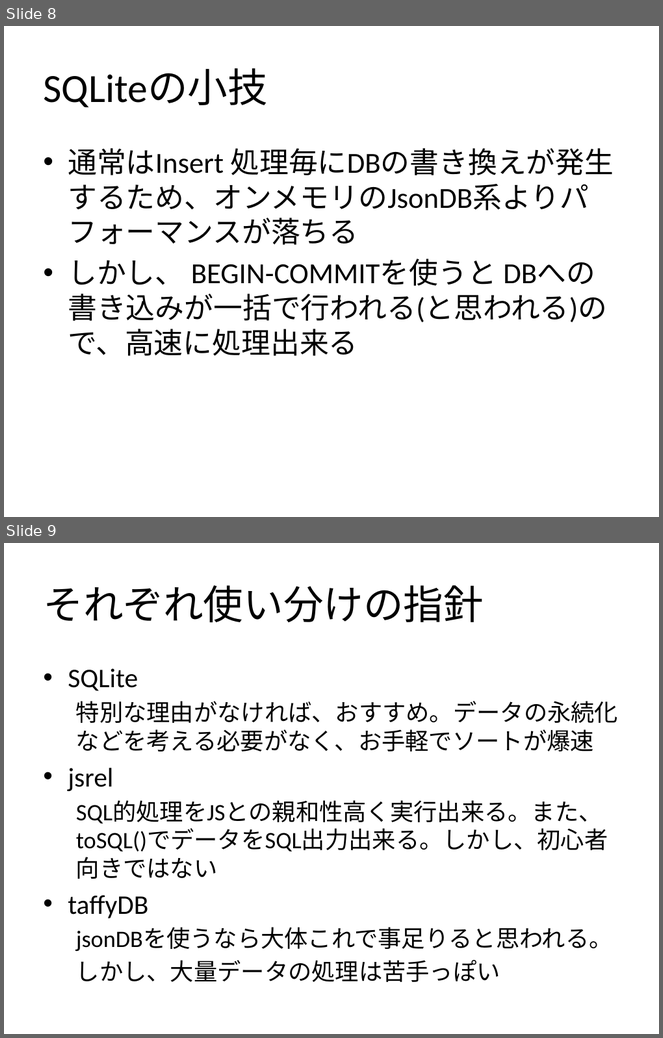
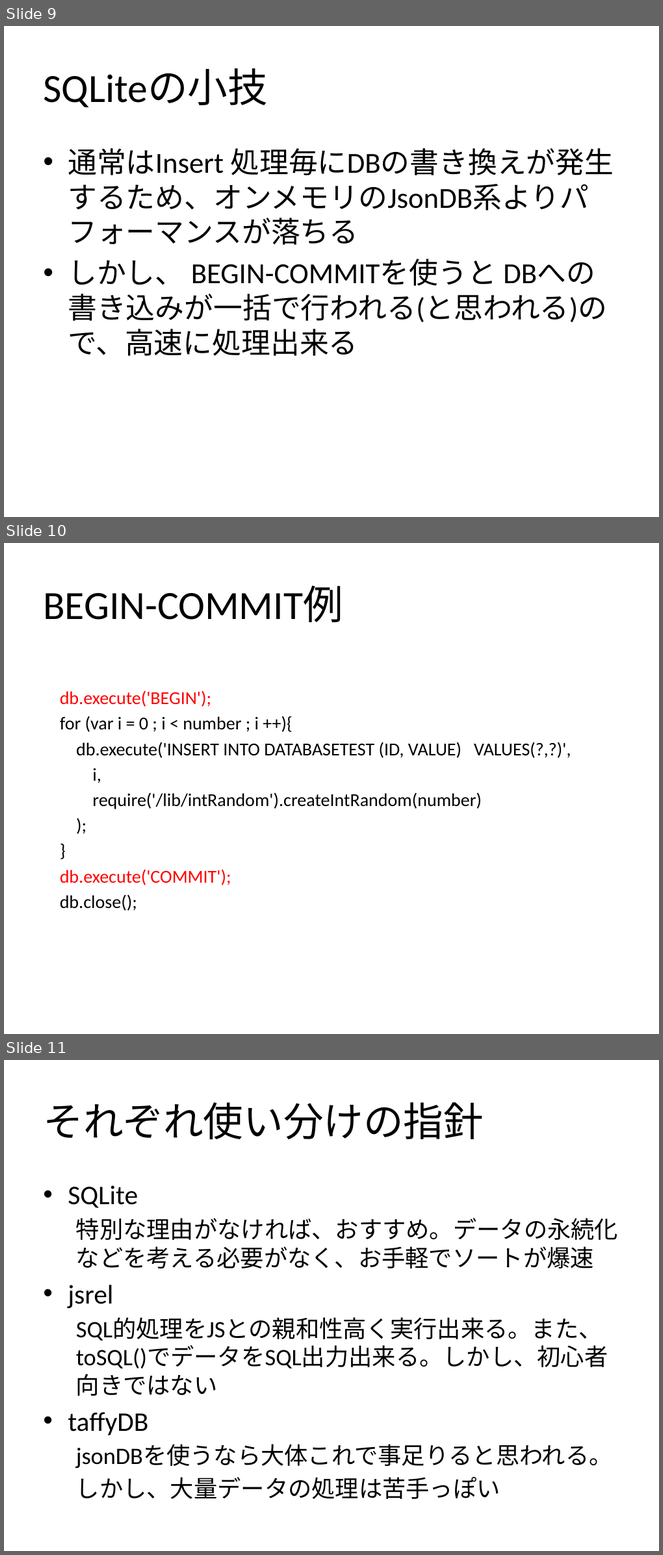
Before and after one commit to YoshikazuOota/storeTest, a slide deck: presentation.pptx. Shown one above the other, each under a label of ours: slides 8 and 9 before the commit, slides 9, 10 and 11 after it. The pictures are 663x1038 and 663x1555 pixels, drawn with LibreOffice and Linux fonts; fonts in the diff are those of the drawing. Boxes give left, top, right and bottom in pixels: in the first picture for what was removed or moved away, otherwise in the second. Text is boxed around its words. In the diff, an @@ line names an element or a change of style, - is before the commit and + after.

```diff
--- a/presentation.pptx
+++ b/presentation.pptx
@@ slide 10 added at bbox=[4, 543, 659, 1034], background #FFFFFF @@
@@ title added at bbox=[43, 586, 343, 622], 44 pt, text #000000 @@
+BEGIN-COMMIT例
@@ text added at bbox=[60, 691, 571, 911], 20 pt, text #000000 @@
+db.execute('BEGIN');
+for (var i = 0 ; i < number ; i ++){
+db.execute('INSERT INTO DATABASETEST (ID, VALUE) VALUES(?,?)',
+i,
+require('/lib/intRandom').createIntRandom(number)
+);
+}
+db.execute('COMMIT');
+db.close();
@@ what was slide 8 is now slide 9 @@
@@ what was slide 9 is now slide 11 @@
```
Also in this commit, not shown: 2 slides changed, 2 other slides added.
